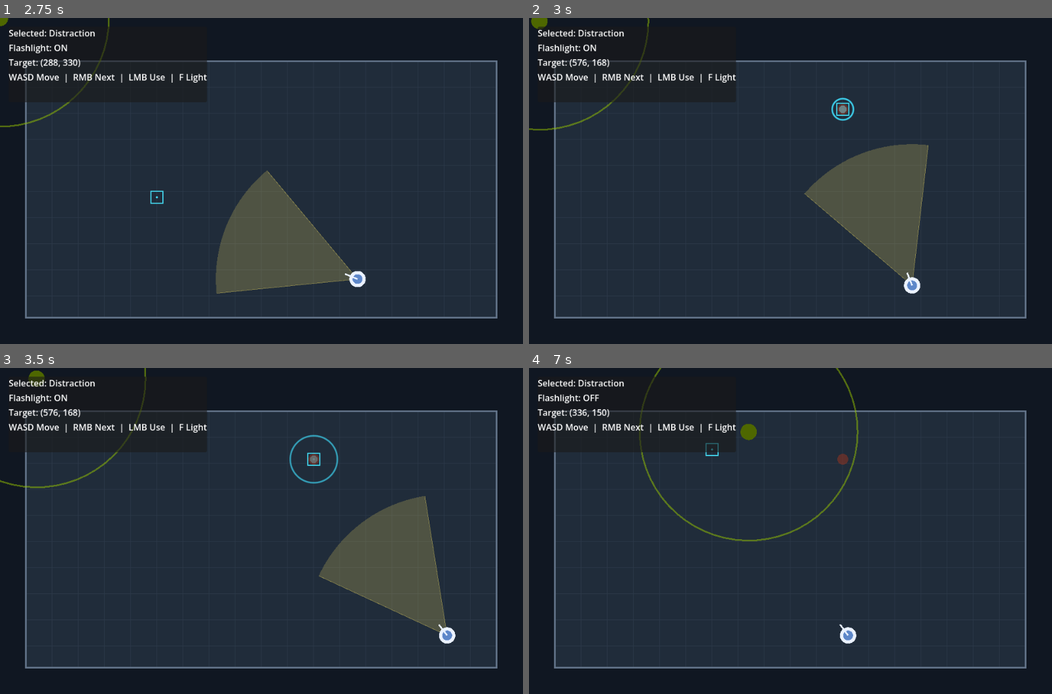
Above: before the commit, frames 1-4 (two rows, left to right).
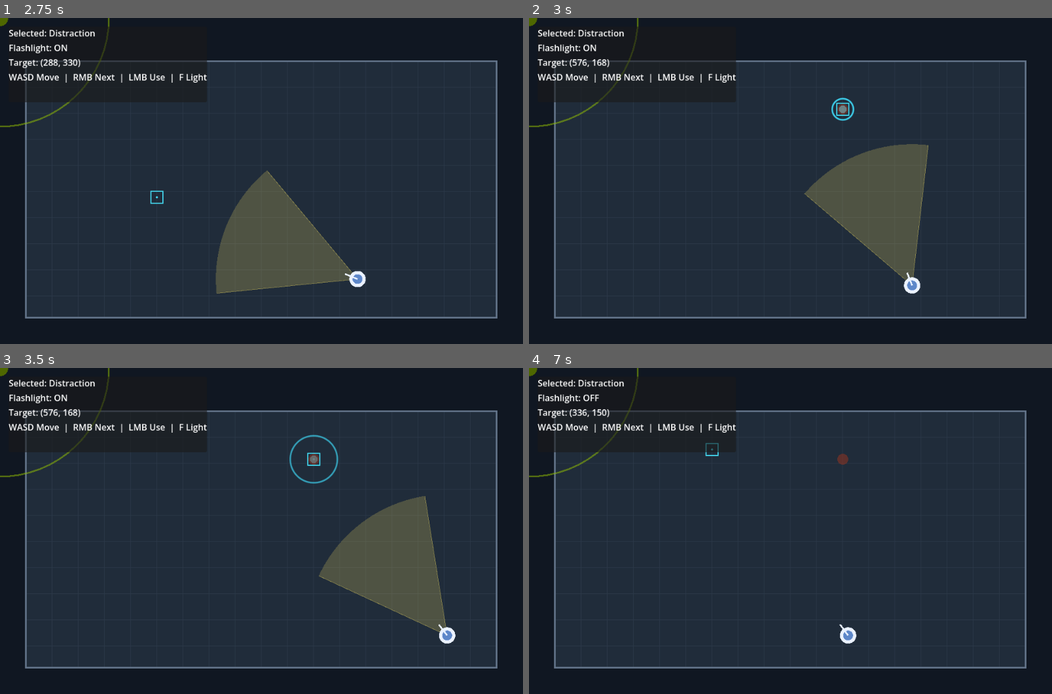
Above: after the commit, the same moments.

Repository: jablonskibrandan/GodotWild98
Game: Godot game, scene res://scenes/main_menu.tscn
The game is run twice, just before and just after one commit, with the same random seed, the same clock (stepped at 60 frames per second) and the same inputs.
Inputs (mouse positions are in pixels of both pictures, inside the frame that each line leads up to):
- Up to frame 1 (2.75 s): click "START" at 0.5 s; tap Enter at 1.25 s; move the mouse to (376, 164) at 1.27 s; hold D (move_right) 1.28-2.03 s; hold F (flashlight_toggle) 1.28-2.03 s; move the mouse to (156, 197) at 2.02 s; hold S (move_down) from 2.03 s (still down); right-click (156, 197) at 2.1 s
- Up to frame 2 (3 s): move the mouse to (842, 109) at 2.77 s; release S (move_down) at 2.78 s; press the mouse at (842, 109) at 2.78 s; hold D (move_right) from 2.78 s (still down)
- Up to frame 3 (3.5 s): keep holding D (move_right)
- Up to frame 4 (7 s): move the mouse to (764, 596) at 3.52 s; release D (move_right) at 3.53 s; release the mouse at (764, 596) at 3.53 s; hold W (move_up) 3.53-4.28 s; tap F (flashlight_toggle) at 3.6 s; move the mouse to (947, 579) at 4.27 s; hold Right mouse button (tool_next) 4.28-5.03 s; hold A (move_left) 4.28-5.78 s; move the mouse to (633, 482) at 5.02 s; click (633, 482) at 5.1 s; move the mouse to (816, 531) at 5.77 s; hold S (move_down) 5.78-6.53 s; hold F (flashlight_toggle) 5.78-6.53 s; move the mouse to (712, 449) at 6.52 s; hold D (move_right) from 6.53 s (still down); right-click (712, 449) at 6.6 s

Frame 1 is identical in both runs. In frame 2, 0.4% of the frame differs, in the area x 0-24%, y 0-35%; in frame 3, 0.5%; in frame 4, 0.8%, in the area x 0-64%, y 0-54%.

Commit message:
monster pathfinding, move script in wrong folder

Diff:
--- a/scenes/floor_one.tscn
+++ b/scenes/floor_one.tscn
@@ -5,7 +5,7 @@
 [ext_resource type="Script" uid="uid://d2eevr6h1pfbo" path="res://scripts/tools/flashlight_tool.gd" id="3_flashlight"]
 [ext_resource type="Script" uid="uid://bui5rstvv5pa1" path="res://scripts/tools/distraction_tool.gd" id="4_distraction"]
 [ext_resource type="Script" uid="uid://cnjnjyw5bsp31" path="res://scripts/player/player_controller.gd" id="5_player"]
-[ext_resource type="Script" uid="uid://bur0ibmglvosm" path="res://scenes/distraction_manager.gd" id="5_xmt1j"]
+[ext_resource type="Script" uid="uid://bur0ibmglvosm" path="res://scripts/tools/distraction_manager.gd" id="5_xmt1j"]
 [ext_resource type="Script" uid="uid://clc1phwuj8tqs" path="res://scripts/player/target_cursor.gd" id="6_target"]
 [ext_resource type="PackedScene" uid="uid://dm48ti74qwqcc" path="res://scenes/monster.tscn" id="7_6d0m4"]
 [ext_resource type="Texture2D" uid="uid://bw6hly1gbcf34" path="res://visuals/tilesets/wall_tiles.png" id="9_panii"]
--- a/scenes/monster.tscn
+++ b/scenes/monster.tscn
@@ -8,3 +8,11 @@
 
 [node name="TargetFinder" type="Node2D" parent="." unique_id=1955017602]
 script = ExtResource("2_c47ug")
+
+[node name="NavigationAgent2D" type="NavigationAgent2D" parent="." unique_id=1754214499]
+path_desired_distance = 5.0
+target_desired_distance = 5.0
+path_postprocessing = 1
+debug_enabled = true
+debug_use_custom = true
+debug_path_custom_color = Color(0.59468883, 0.18581569, 0.029100718, 1)
--- a/scripts/monsters/base_monster.gd
+++ b/scripts/monsters/base_monster.gd
@@ -7,6 +7,7 @@
 @export_range(1.0, 100.0, 1.0) var radius: float = 15.0
 @export_range(1.0, 1000.0, 1.0) var move_speed: float = 100.0
 @onready var target_finder: MonsterTargetFinder = $TargetFinder
+@onready var navigation_agent: NavigationAgent2D = $NavigationAgent2D
 
 func _ready():
 	target_finder.player = player
@@ -27,8 +28,11 @@
 
 func direction_to_target() -> Vector2:
 	var target_position = target_finder.get_chosen_target_position()
+
 	if target_position != null && target_position is Vector2 && global_position.distance_to(target_position) > radius:
-		return global_position.direction_to(target_position)
+		navigation_agent.target_position = target_position
+		var path_position := navigation_agent.get_next_path_position()
+		return global_position.direction_to(path_position)
 	else:
 		return Vector2.ZERO
 
--- a/scripts/monsters/monster_target_finder.gd
+++ b/scripts/monsters/monster_target_finder.gd
@@ -43,7 +43,7 @@
 			var priority := int((focus_vision-distance))
 			notice(player, priority)
 
-func hear(source_node: Node2D, volume: int):
+func hear(source_node: Node2D, volume: float):
 	var focus_hearing := hearing
 	if source_node.get_instance_id() == chosen_target:
 		focus_hearing *= (1 + focus)
Renamed: scenes/distraction_manager.gd -> scripts/tools/distraction_manager.gd
Renamed: scenes/distraction_manager.gd.uid -> scripts/tools/distraction_manager.gd.uid
